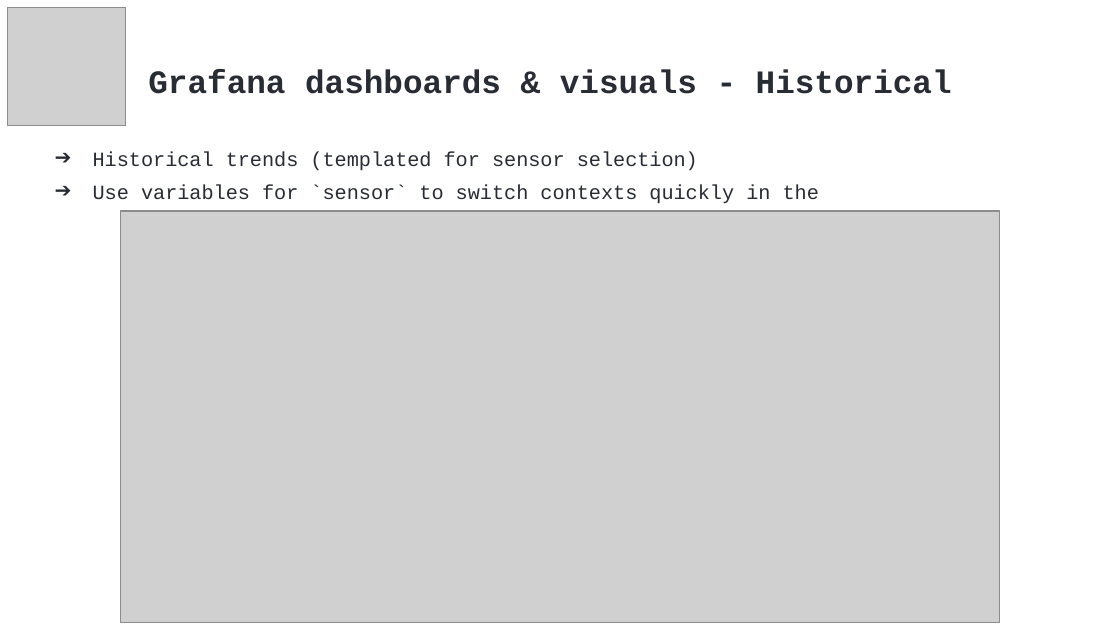
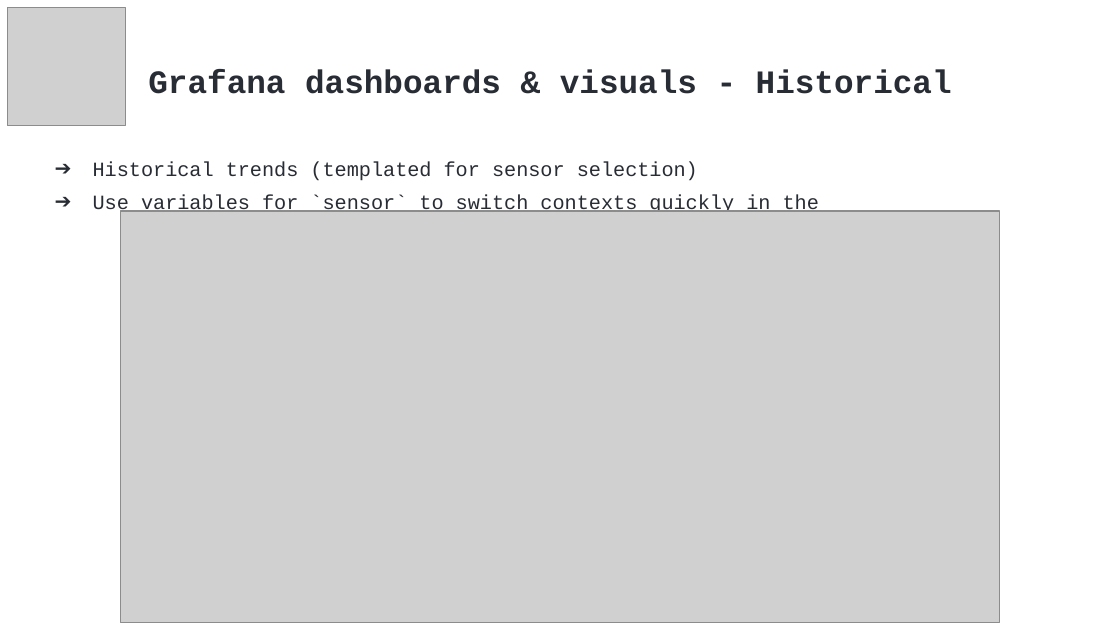
Before and after one commit to tasoszamp/thesis, a slide deck: slide 20 of article/Presentantion.pptx (slide 19 before the commit). Drawn at 1120x630 pixels with LibreOffice and Linux fonts; fonts in the diff are those of the drawing; grey boxes stand for pictures. Boxes give left, top, right and bottom in pixels: in the first picture for what was removed or moved away, otherwise in the second. Text is boxed around its words. In the diff, an @@ line names an element or a change of style, - is before the commit and + after.

```diff
--- a/article/Presentantion.pptx
+++ b/article/Presentantion.pptx
@@ text "Historical trends (templated for sensor ...": place and size @@
-text "Historical trends (templated for sensor ..." at <box>93,151,819,204</box>
+text "Historical trends (templated for sensor ..." at <box>93,162,819,216</box>
```
Also in this commit, not shown: 9 other slides changed, 1 slide added.
